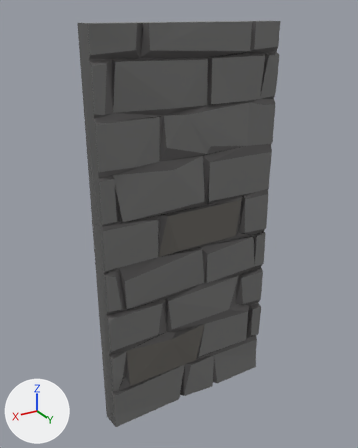
The FBX model Assets/UnityApp/Models/Wall/Wall_Brick_001.fbx, before and after one commit.
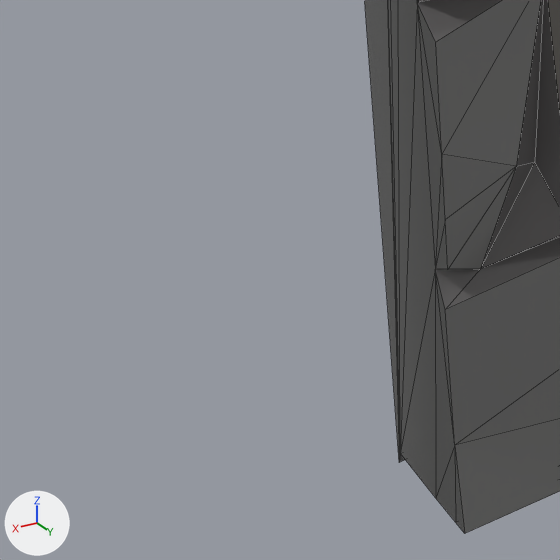
There are two pictures of each version: one whole from a 50 mm camera at (2.56, 4.17, 4.09) aimed at (0.05, -0.03, 1.99), one close up on the part from 15% to 36% of the width and 79% to 96% of the height. The axes (+X, +Y, +Z) are drawn at lower left. The lights are the same throughout. The last two pictures show the newer version. The close-ups show mesh edges as thin lines. Where no turn or scale is listed for an object, it has been applied to the vertices.

Objects in the first close-up: 'Wall Brick Type001'.
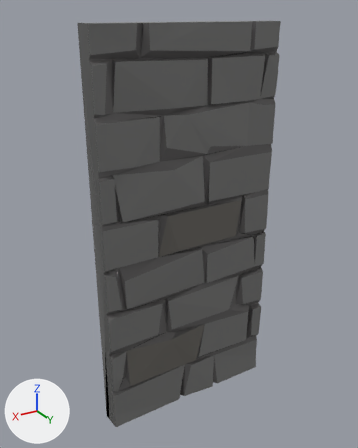
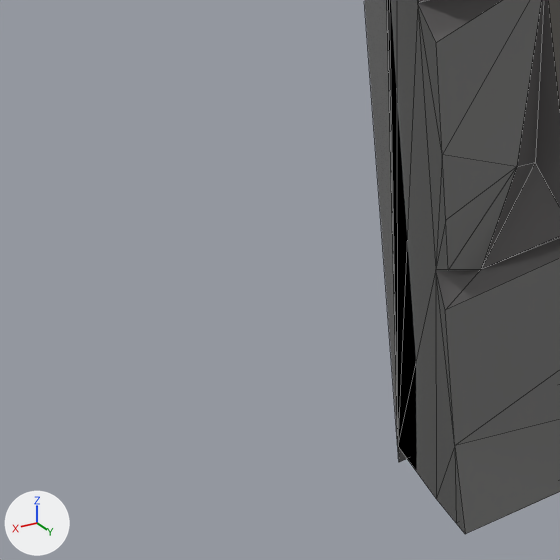
The newer file is also turned or shifted as a whole; pictures and numbers use the older file's frame.

Location of each change, (x1, y1, x2, y2) in pixels of the close-ups (560 x 560 px; the box of a moved part takes in the faces that stretch with it):
'Wall Brick Type001', reshaped
    before: (365, 0, 560, 533)
    after: (364, 0, 560, 534)
part 1 of me_mesh, moved or reshaped
    both: (387, 0, 436, 498)
part 2 of me_mesh, shading changed
    both: (384, 0, 560, 533)

Edits to the bpy script that builds the scene:
```text
Change me_mesh:
    where me_mesh.from_pydata(...)  # 240 vertices, 476 faces; spans x -1.0..1.0, y -0.07..0.21, z -0.29..4.0
    used by ob_wall_brick_type001; location = (0.0, 0.0, 0.0)
    me_mesh part 1
    me_mesh.vertices[190].co: (1.0, -0.06, -0.24) -> (1.0, -0.07, -0.24)  # pixel (400, 453) -> pixel (397, 445)
    me_mesh part 2: edges marked sharp go from 519 to 517
```
